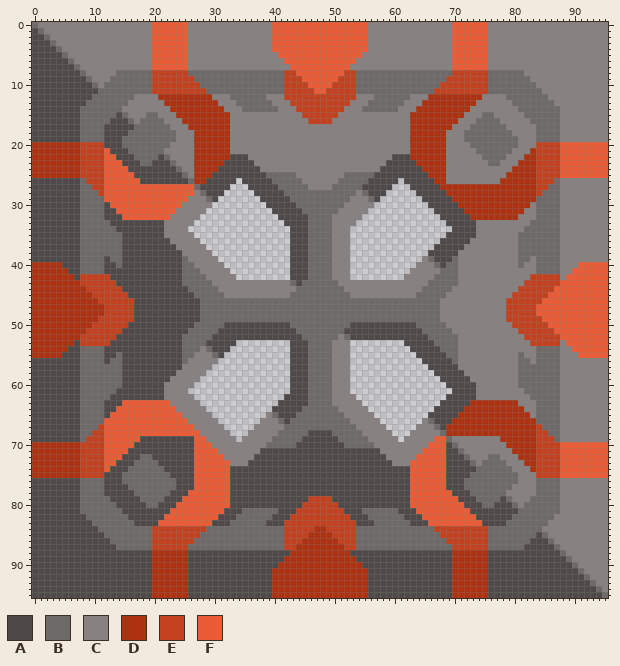
A sprite sheet gets an edit: sprites/blocks/production/thermoplast-furnace.png. Above: the version before the commit.
The file is 96x96 pixels.
Palette (. is transparent): A #4f4a49  B #6e6a69  C #878281  D #ad3212  E #c4411f  F #eb5c36
After:
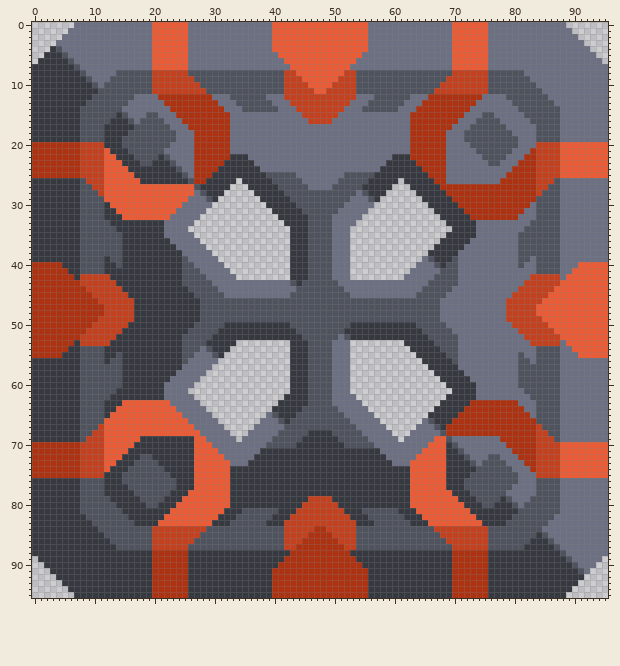
The edit:
{"colour":"A","old":"#4f4a49","new":"#363940"}
{"colour":"B","old":"#6e6a69","new":"#4f535d"}
{"colour":"C","old":"#878281","new":"#6c7082"}
{"y":0,"x":0,"old":"BCCCCCC","new":"......."}
{"y":0,"x":89,"old":"CCCCCCC","new":"......."}
{"y":1,"x":0,"old":"ABCCCC","new":"......"}
{"y":1,"x":90,"old":"CCCCCC","new":"......"}
{"y":2,"x":0,"old":"AABCC","new":"....."}
{"y":2,"x":91,"old":"CCCCC","new":"....."}
{"y":3,"x":0,"old":"AAAB","new":"...."}
{"y":3,"x":92,"old":"CCCC","new":"...."}
{"y":4,"x":0,"old":"AAA","new":"..."}
{"y":4,"x":93,"old":"CCC","new":"..."}
{"y":5,"x":0,"old":"AA","new":".."}
{"y":5,"x":94,"old":"CC","new":".."}
{"y":6,"x":0,"old":"A","new":"."}
{"y":6,"x":95,"old":"C","new":"."}
{"y":89,"x":0,"old":"A","new":"."}
{"y":89,"x":95,"old":"C","new":"."}
{"y":90,"x":0,"old":"AA","new":".."}
{"y":90,"x":94,"old":"CC","new":".."}
{"y":91,"x":0,"old":"AAA","new":"..."}
{"y":91,"x":93,"old":"CCC","new":"..."}
{"y":92,"x":0,"old":"AAAA","new":"...."}
{"y":92,"x":92,"old":"BCCC","new":"...."}
{"y":93,"x":0,"old":"AAAAA","new":"....."}
{"y":93,"x":91,"old":"AABCC","new":"....."}
{"y":94,"x":0,"old":"AAAAAA","new":"......"}
{"y":94,"x":90,"old":"AAAABC","new":"......"}
{"y":95,"x":0,"old":"AAAAAAA","new":"......."}
{"y":95,"x":89,"old":"AAAAAAB","new":"......."}
{"label":"changed","picture_box":[32,22,608,598]}
